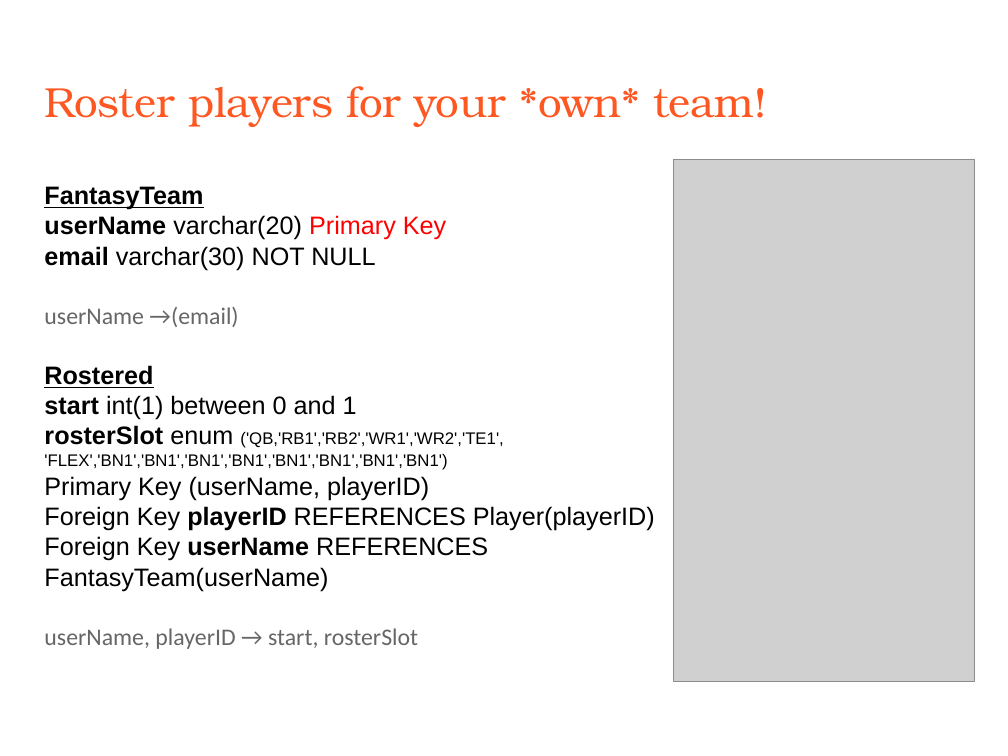
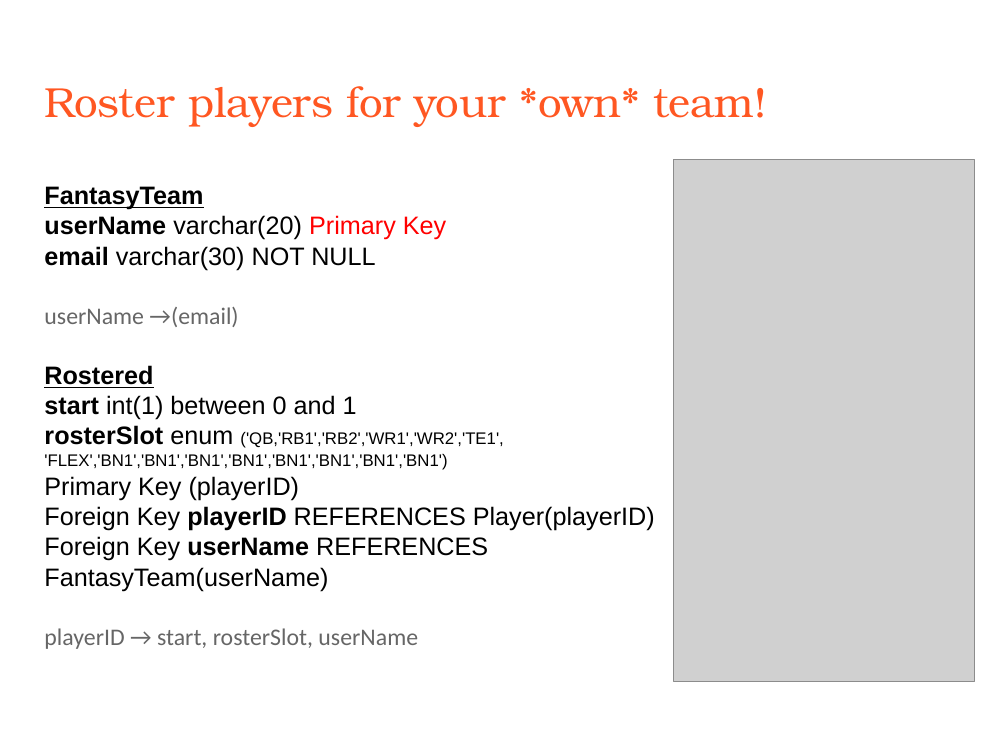
Before and after one commit to ahmear0/FantasyClient, a slide deck: slide 12 of PresentationEECS341.pptx (slide 11 before the commit). Drawn at 1008x756 pixels with LibreOffice and Linux fonts; fonts in the diff are those of the drawing; grey boxes stand for pictures. Boxes give left, top, right and bottom in pixels: in the first picture for what was removed or moved away, otherwise in the second. Text is boxed around its words. In the diff, an @@ line names an element or a change of style, - is before the commit and + after.

```diff
--- a/PresentationEECS341.pptx
+++ b/PresentationEECS341.pptx
@@ text at [44, 476, 300, 501]: text changed @@
-Primary Key (userName, playerID)
+Primary Key (playerID)
@@ text at [44, 628, 418, 649]: text changed @@
-userName, playerID → start, rosterSlot
+playerID → start, rosterSlot, userName
```
Also in this commit, not shown: 1 other slide changed, 1 slide added, 11 other files.
